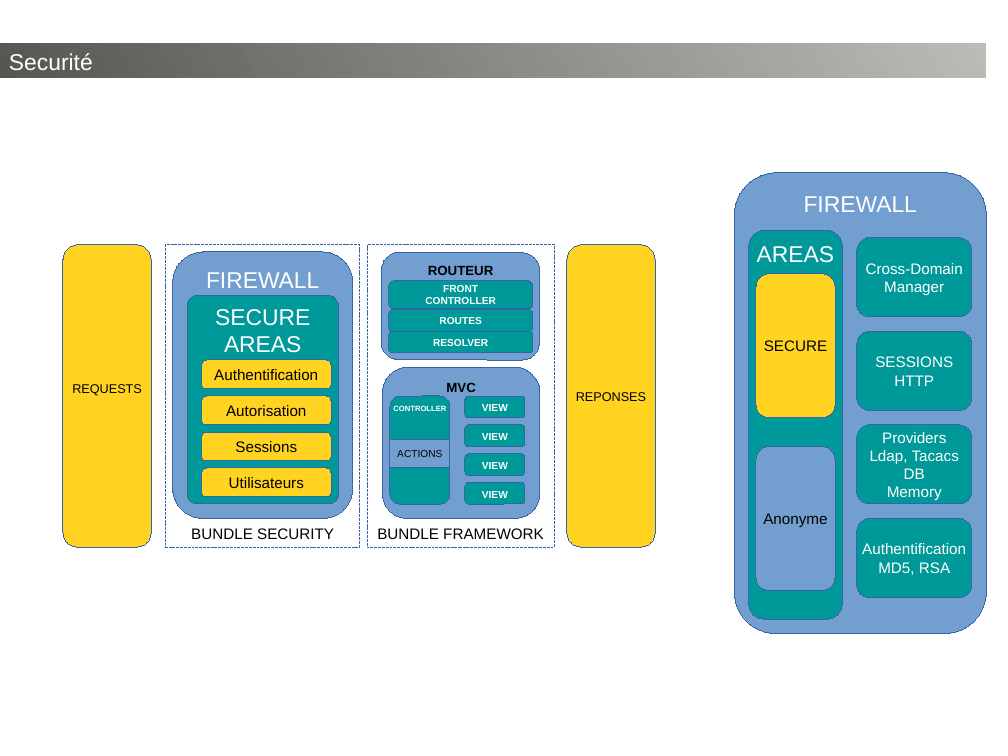
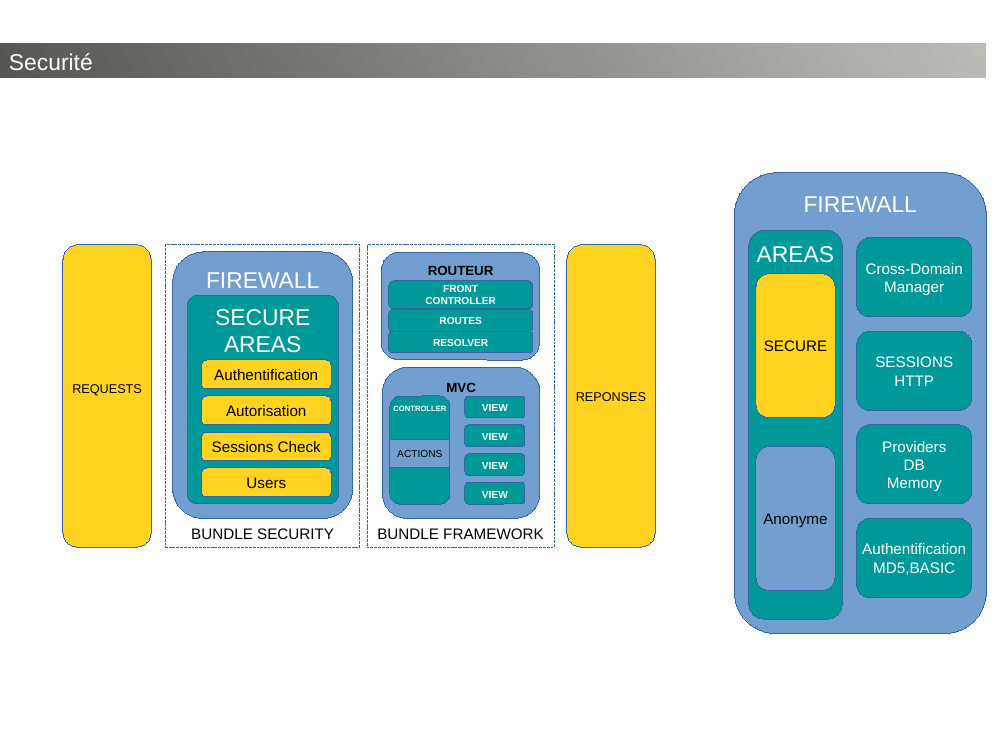
Before and after one commit to nodefony/nodefony-starter, a slide deck: slide 7 of src/nodefony/doc/nodefony.odp. Drawn at 1008x756 pixels with LibreOffice and Linux fonts; fonts in the diff are those of the drawing. Boxes give left, top, right and bottom in pixels: in the first picture for what was removed or moved away, otherwise in the second. Text is boxed around its words. In the diff, an @@ line names an element or a change of style, - is before the commit and + after.

```diff
--- a/src/nodefony/doc/nodefony.odp
+++ b/src/nodefony/doc/nodefony.odp
@@ text in rounded rectangle at [212, 441, 321, 452]: text changed @@
-Sessions
+Sessions Check
@@ text in rounded rectangle at [246, 477, 286, 488]: text changed @@
-Utilisateurs
+Users
@@ text in rounded rectangle at [870, 450, 959, 464]: paragraph removed @@
-Ldap, Tacacs
@@ text in rounded rectangle at [873, 562, 955, 575]: text changed @@
-MD5, RSA
+MD5,BASIC
```
Also in this commit, not shown: 1 other slide changed, 3 other files.
